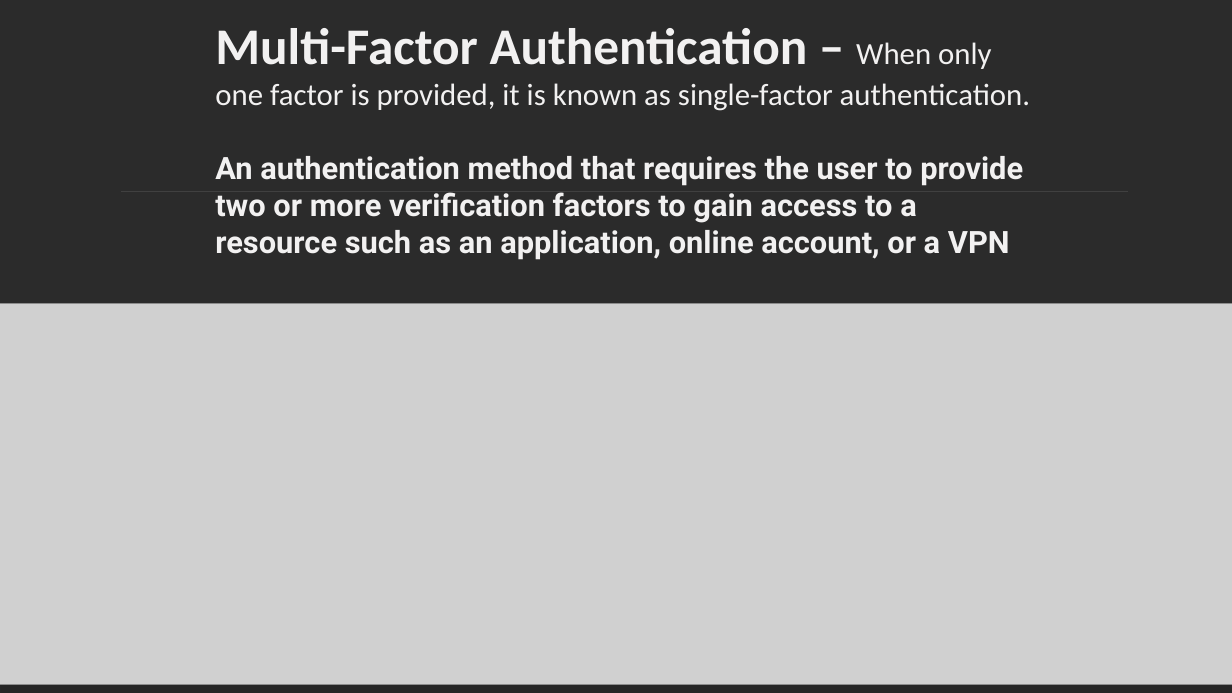
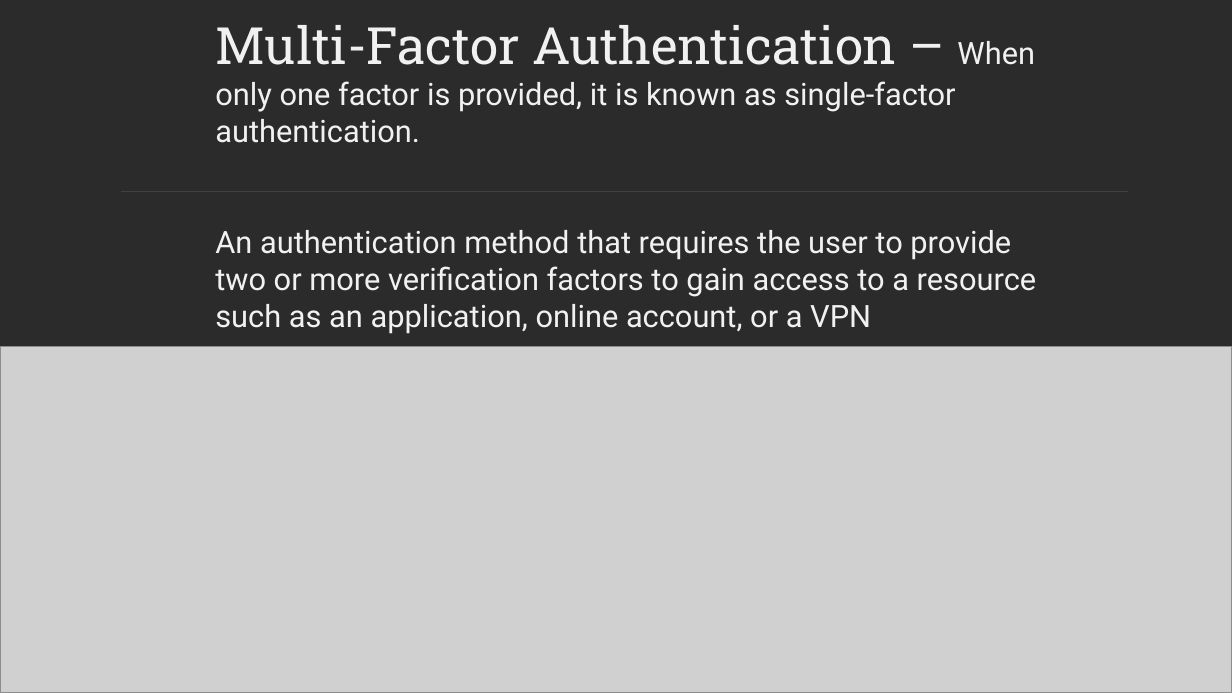
Before and after one commit to ronnie-1947/access-control-ppt, a slide deck: slide 11 of Access Control.pptx. Drawn at 1232x693 pixels with LibreOffice and Linux fonts; fonts in the diff are those of the drawing; grey boxes stand for pictures; background and template pictures are left out; a plain dark background stands for a picture behind light text. Boxes give left, top, right and bottom in pixels: in the first picture for what was removed or moved away, otherwise in the second. Text is boxed around its words. In the diff, an @@ line names an element or a change of style, - is before the commit and + after.

Commit message:
Optimized fonts and images

```diff
--- a/Access Control.pptx
+++ b/Access Control.pptx
@@ text "Multi-Factor Authentication – When only ..." at <box>215,25,1037,334</box>: font Calibri to Roboto Slab in "Multi-Factor Authentication –"; font Calibri to Roboto in "When only one factor is provided, it ..."; bold off in "Multi-Factor Authentication –", "An authentication method that requires the user ..." @@
@@ picture: place and size @@
-picture at <box>0,303,1232,684</box>
+picture at <box>0,347,1232,693</box>
```
Also in this commit, not shown: 10 other slides changed.
